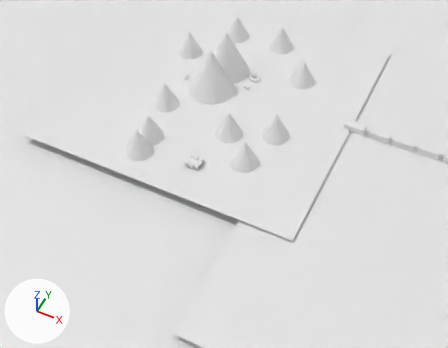
Renders of the Blender file Practices/session5.blend from each side of a commit.
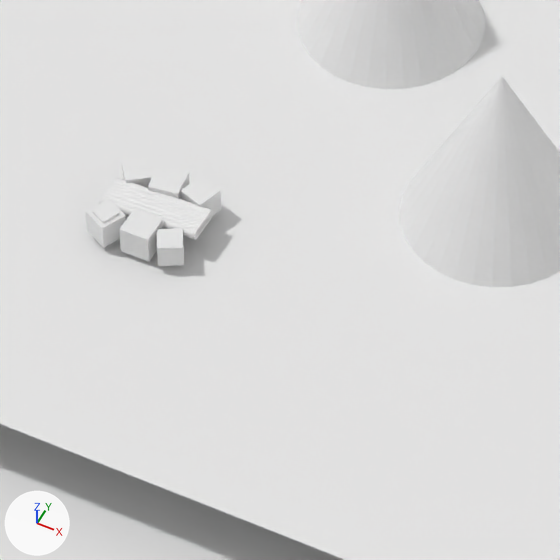
Each version is shown from a 50 mm camera at (17.52, -5.96, 28.76) aimed at (6.27, 16.54, 0.64), then close up on the part from 38% to 57% of the width and 37% to 61% of the height. Arrows for +X, +Y and +Z are at lower left; the lights stay in place.

Script lines for the objects in view, before the commit:
```python
ob_cone_010 = bpy.data.objects.new('Cone.010', me_cone_010)
ob_cone_010.location = (5.034, 19.725, 1.516)
ob_cube_028 = bpy.data.objects.new('Cube.028', me_cube_032)
ob_cube_028.location = (3.964, 16.067, 0.931)
ob_cube_028.rotation_euler = (0.0, 0.0, -0.451)  # degrees (0, 0, -26)
ob_cube_028.scale = (-0.129, -0.129, -0.129)
ob_cube_029 = bpy.data.objects.new('Cube.029', me_cube_033)
ob_cube_029.location = (4.32, 16.086, 0.931)
ob_cube_029.scale = (-0.146, -0.146, -0.146)
ob_cube_030 = bpy.data.objects.new('Cube.030', me_cube_034)
ob_cube_030.location = (4.619, 16.068, 0.931)
ob_cube_030.rotation_euler = (0.0, 0.0, 0.516)  # degrees (0, 0, 30)
ob_cube_030.scale = (-0.118, -0.118, -0.118)
ob_cube_031 = bpy.data.objects.new('Cube.031', me_cube_035)
ob_cube_031.location = (3.944, 16.68, 0.931)
ob_cube_031.rotation_euler = (0.0, 0.0, -2.494)  # degrees (0, 0, -143)
ob_cube_031.scale = (-0.118, -0.118, -0.118)
ob_cube_032 = bpy.data.objects.new('Cube.032', me_cube_036)
ob_cube_032.location = (4.275, 16.682, 0.931)
ob_cube_032.rotation_euler = (0.0, 0.0, -3.01)  # degrees (0, 0, -172)
ob_cube_032.scale = (-0.146, -0.146, -0.146)
ob_cube_033 = bpy.data.objects.new('Cube.033', me_cube_037)
ob_cube_033.location = (4.594, 16.701, 0.931)
ob_cube_033.rotation_euler = (0.0, 0.0, -3.462)  # degrees (0, 0, -198)
ob_cube_033.scale = (-0.129, -0.129, -0.129)
ob_cylinder_004 = bpy.data.objects.new('Cylinder.004', me_cylinder_004)
ob_cylinder_004.location = (3.861, 16.414, 0.965)
ob_cylinder_004.rotation_euler = (0.0, 1.535, 0.0)  # degrees (0, 88, 0)
ob_cylinder_004.scale = (0.0503, 0.0503, 0.0503)
# also in view: 'Cone.009' at (7.0, 17.92, 1.52); 'Plane' at (0.0, 0.0, 0.0); 'Plane.001' at (2.49, 23.14, 0.73)
```
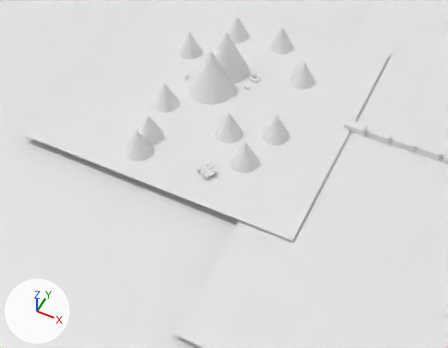
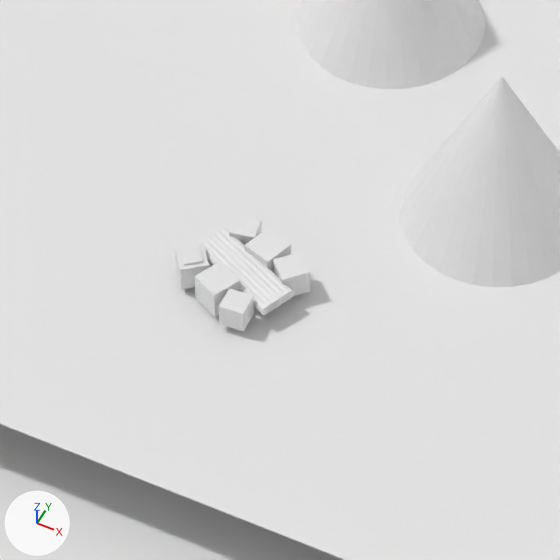
Changed parts and their boxes [x1, y1, x2, y2] in the close-ups (560 x 560 px):
'Cylinder.004', moved, turned
    before: [99, 177, 213, 240]
    after: [197, 228, 294, 315]
'Cube.029', moved, turned
    before: [119, 208, 163, 262]
    after: [194, 261, 241, 317]
'Cube.028', moved, turned
    before: [86, 199, 126, 248]
    after: [175, 245, 209, 289]
'Cube.030', moved, turned
    before: [156, 228, 184, 266]
    after: [219, 289, 254, 332]
'Cube.033', moved, turned
    before: [180, 176, 221, 216]
    after: [273, 252, 310, 296]
'Cube.032', moved, turned
    before: [148, 164, 190, 199]
    after: [245, 228, 291, 272]
'Cube.031', moved, turned
    before: [122, 159, 151, 188]
    after: [229, 214, 262, 245]

Diff of the bpy script that builds the scene:
```diff
--- a/Practices/session5.blend.py
+++ b/Practices/session5.blend.py
@@ ob_cube_028 @@
 ob_cube_028 = bpy.data.objects.new('Cube.028', me_cube_032)
-ob_cube_028.location = (3.964, 16.067, 0.931)
-ob_cube_028.rotation_euler = (0.0, 0.0, -0.451)  # degrees (0, 0, -26)
+ob_cube_028.location = (4.909, 15.946, 0.931)
+ob_cube_028.rotation_euler = (0.0, 0.0, -0.895)  # degrees (0, 0, -51)
 ob_cube_028.scale = (-0.129, -0.129, -0.129)
@@ ob_cube_029 @@
 ob_cube_029 = bpy.data.objects.new('Cube.029', me_cube_033)
-ob_cube_029.location = (4.32, 16.086, 0.931)
+ob_cube_029.location = (5.238, 15.811, 0.931)
+ob_cube_029.rotation_euler = (0.0, 0.0, -0.443)  # degrees (0, 0, -25)
 ob_cube_029.scale = (-0.146, -0.146, -0.146)
@@ ob_cube_030 @@
 ob_cube_030 = bpy.data.objects.new('Cube.030', me_cube_034)
-ob_cube_030.location = (4.619, 16.068, 0.931)
-ob_cube_030.rotation_euler = (0.0, 0.0, 0.516)  # degrees (0, 0, 30)
+ob_cube_030.location = (5.501, 15.666, 0.931)
+ob_cube_030.rotation_euler = (0.0, 0.0, 0.073)  # degrees (0, 0, 4.2)
 ob_cube_030.scale = (-0.118, -0.118, -0.118)
@@ ob_cube_033 @@
 ob_cube_033 = bpy.data.objects.new('Cube.033', me_cube_037)
-ob_cube_033.location = (4.594, 16.701, 0.931)
-ob_cube_033.rotation_euler = (0.0, 0.0, -3.462)  # degrees (0, 0, -198)
+ob_cube_033.location = (5.75, 16.248, 0.931)
+ob_cube_033.rotation_euler = (0.0, 0.0, -3.905)  # degrees (0, 0, -224)
 ob_cube_033.scale = (-0.129, -0.129, -0.129)
@@ ob_cube_032 @@
 ob_cube_032 = bpy.data.objects.new('Cube.032', me_cube_036)
-ob_cube_032.location = (4.275, 16.682, 0.931)
-ob_cube_032.rotation_euler = (0.0, 0.0, -3.01)  # degrees (0, 0, -172)
+ob_cube_032.location = (5.453, 16.368, 0.931)
+ob_cube_032.rotation_euler = (0.0, 0.0, -3.454)  # degrees (0, 0, -198)
 ob_cube_032.scale = (-0.146, -0.146, -0.146)
@@ ob_cube_031 @@
 ob_cube_031 = bpy.data.objects.new('Cube.031', me_cube_035)
-ob_cube_031.location = (3.944, 16.68, 0.931)
-ob_cube_031.rotation_euler = (0.0, 0.0, -2.494)  # degrees (0, 0, -143)
+ob_cube_031.location = (5.154, 16.508, 0.931)
+ob_cube_031.rotation_euler = (0.0, 0.0, -2.937)  # degrees (0, 0, -168)
 ob_cube_031.scale = (-0.118, -0.118, -0.118)
@@ ob_cylinder_004 @@
 ob_cylinder_004 = bpy.data.objects.new('Cylinder.004', me_cylinder_004)
-ob_cylinder_004.location = (3.861, 16.414, 0.965)
-ob_cylinder_004.rotation_euler = (0.0, 1.535, 0.0)  # degrees (0, 88, 0)
+ob_cylinder_004.location = (4.965, 16.303, 0.947)
+ob_cylinder_004.rotation_euler = (1.554, 1.518, 1.121)  # degrees (89, 87, 64)
 ob_cylinder_004.scale = (0.0503, 0.0503, 0.0503)
```
